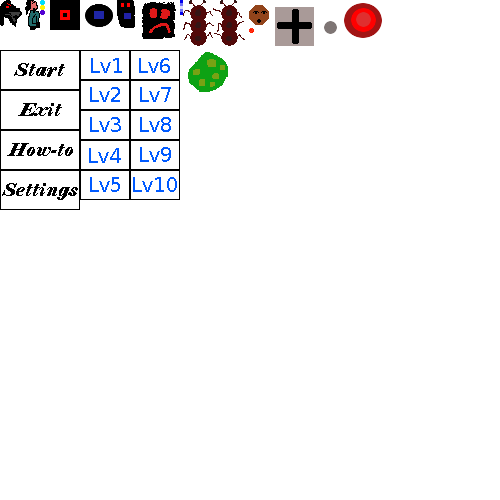
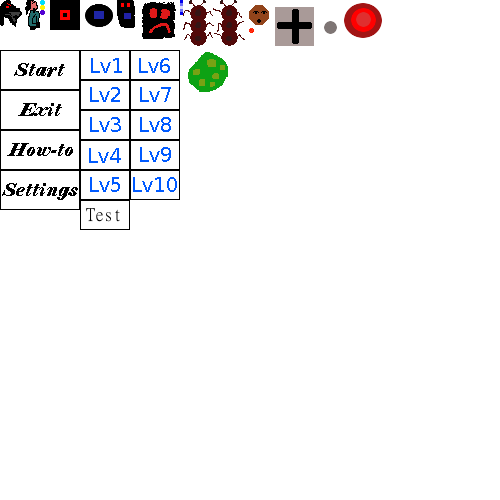
Layer changes from the first 500x500 image to the second:
painted on "FirstSpriteSheet.png" over box(80, 200, 130, 230)
